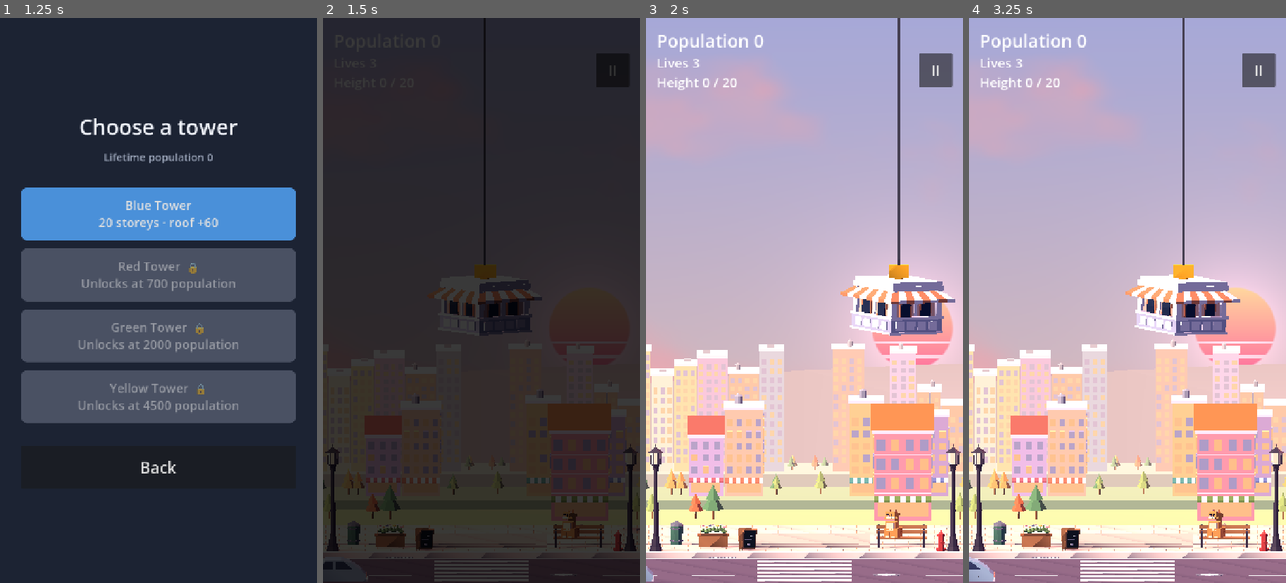
Above: before the commit, frames 1-4 (left to right).
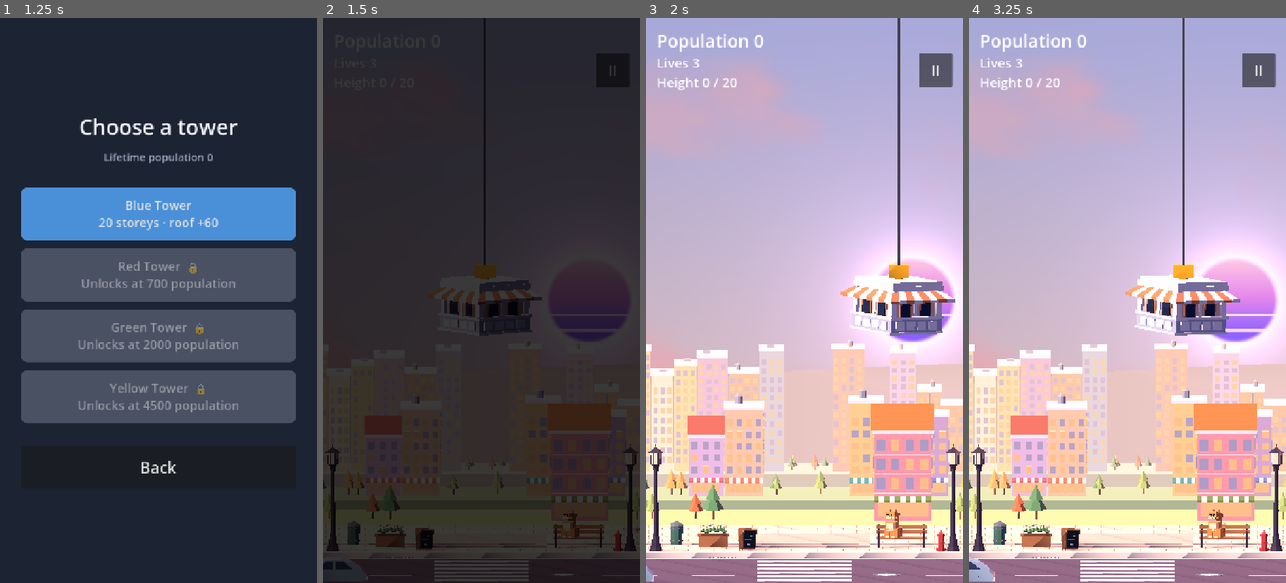
Above: after the commit, the same moments.

Repository: tahreezz3/skyline-stack
Game: Godot game, scene res://scenes/main_menu.tscn
The game is run twice, just before and just after one commit, with the same random seed, the same clock (stepped at 60 frames per second) and the same inputs.
Inputs:
- Up to frame 1 (1.25 s): click "Play" at 0.5 s
- Up to frame 2 (1.5 s): click "Blue Tower 20 storeys · roof …" at 1.25 s
- Up to frame 3 (2 s): no input
- Up to frame 4 (3.25 s): click "II" at 2 s; click "Restart" at 2.75 s

Frame 1 is identical in both runs. In frame 2, 0.1% of the frame differs, in the area x 77-91%, y 55-57%; in frame 3, 7.0%; in frame 4, 7.4%, in the area x 56-100%, y 32-62%.

Commit message:
T-0313: dreamy violet-pink sun
Pink -> orchid -> violet gradient, wide lavender bloom with a soft pink halo, softer edge,
gentler retro bands, slightly larger and higher.

Co-Authored-By: Claude Opus 5.5 <noreply@anthropic.com>

Diff:
--- a/game/scripts/game/shaders/sky_backdrop.gdshader
+++ b/game/scripts/game/shaders/sky_backdrop.gdshader
@@ -14,11 +14,14 @@
 
 // lo-fi sun (T-0312): pink disc with retro bands in its lower half; sets and fades towards night
 uniform vec2 sun_pos = vec2(0.56, 0.6);          // in quad UV (visible area is roughly x 0.39-0.61, y 0.3-0.7)
-uniform float sun_size = 0.03;
+uniform float sun_size = 0.032;
 uniform float sun_amount : hint_range(0.0, 1.0) = 1.0;
-uniform vec3 sun_top : source_color = vec3(1.0, 0.85, 0.62);
-uniform vec3 sun_bottom : source_color = vec3(1.0, 0.45, 0.62);
-uniform vec3 sun_glow : source_color = vec3(1.0, 0.62, 0.7);
+// dreamy palette (owner feedback): soft pink on top melting into violet at the bottom
+uniform vec3 sun_top : source_color = vec3(1.0, 0.78, 0.9);
+uniform vec3 sun_mid : source_color = vec3(0.9, 0.52, 0.92);
+uniform vec3 sun_bottom : source_color = vec3(0.55, 0.38, 1.0);
+uniform vec3 sun_glow : source_color = vec3(0.86, 0.6, 1.0);
+uniform vec3 sun_halo : source_color = vec3(1.0, 0.66, 0.88);
 
 float hash(vec2 p) {
 	return fract(sin(dot(p, vec2(12.9898, 78.233))) * 43758.5453);
@@ -49,15 +52,21 @@
 	// sun: soft glow, then the disc; lower half cut by retro bands that thicken towards the bottom
 	vec2 sd = (UV - sun_pos) / sun_size;
 	float r = length(sd);
-	c += sun_glow * exp(-r * 0.9) * 0.45 * sun_amount;
-	float disc = smoothstep(1.0, 0.94, r);
+	// two-layer glow: a wide lavender bloom and a soft pink halo hugging the disc
+	c += sun_glow * exp(-r * 0.55) * 0.38 * sun_amount;
+	c += sun_halo * exp(-max(r - 1.0, 0.0) * 3.0) * 0.22 * sun_amount;
+	float shimmer = 0.97 + 0.03 * sin(TIME * 0.8);   // the faintest breathing
+	float disc = smoothstep(1.0, 0.86, r) * shimmer;   // soft, dreamy edge
 	float band = 1.0;
 	if (sd.y > 0.1) {
 		float stripe = fract(sd.y * 3.2);
-		float gap = mix(0.08, 0.42, clamp(sd.y, 0.0, 1.0));
-		band = smoothstep(gap - 0.04, gap, stripe);
+		float gap = mix(0.06, 0.36, clamp(sd.y, 0.0, 1.0));
+		band = mix(0.25, 1.0, smoothstep(gap - 0.05, gap, stripe));   // gentle bands: the sky shows through softly
 	}
-	vec3 sun_col = mix(sun_top, sun_bottom, clamp(sd.y * 0.5 + 0.5, 0.0, 1.0));
+	// pink at the top, orchid through the middle, violet from just below the centre (the part the city
+	// doesn't hide)
+	float k = clamp(sd.y * 0.62 + 0.55, 0.0, 1.0);
+	vec3 sun_col = k < 0.5 ? mix(sun_top, sun_mid, k * 2.0) : mix(sun_mid, sun_bottom, (k - 0.5) * 2.0);
 	c = mix(c, sun_col, disc * band * sun_amount);
 
 	// painterly clouds: stretched fbm, banded so they read as soft puffs with lit tops
--- a/game/scripts/game/tower_view_3d.gd
+++ b/game/scripts/game/tower_view_3d.gd
@@ -518,7 +518,7 @@
 	# the lo-fi sun sinks and fades as the tower climbs into night (T-0312)
 	var sun_amount := 1.0 - smoothstep(0.35, 0.8, night)
 	backdrop_mat.set_shader_parameter("sun_amount", sun_amount)
-	backdrop_mat.set_shader_parameter("sun_pos", Vector2(0.578, 0.52 + night * 0.2))   # right of the tower; sinks behind the city
+	backdrop_mat.set_shader_parameter("sun_pos", Vector2(0.578, 0.5 + night * 0.22))   # right of the tower; sinks behind the city
 	rim.light_energy = 0.4 * sun_amount + 0.12 * night
 	rim.light_color = Color("#ff8fb3").lerp(Color("#8f9bff"), night)
 	for l in lamp_lights:
Not shown, changed: coordination/DASHBOARD.md
Not shown, changed: coordination/dashboard.html
Not shown, added: coordination/tasks/T-0313-dreamy-violet-pink-sun.md
Not shown, changed: docs/06_ART_AUDIO_SPEC.md
Not shown, changed: docs/art/style_frame_day.png
Not shown, changed: docs/art/style_frames.png
